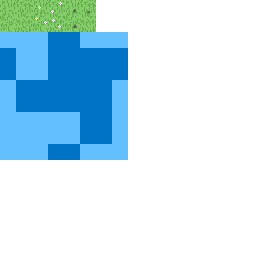
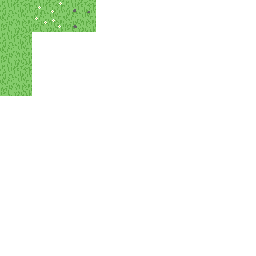
Before/after of a 256px x 256px layered artwork. What changed in the layer stack:
renamed "grass" to "Grass", painted on it over [0, 32, 128, 160]
added layer "Test ground" above "Template" over [0, 32, 64, 160]
hid "Template" over [0, 32, 128, 160]
